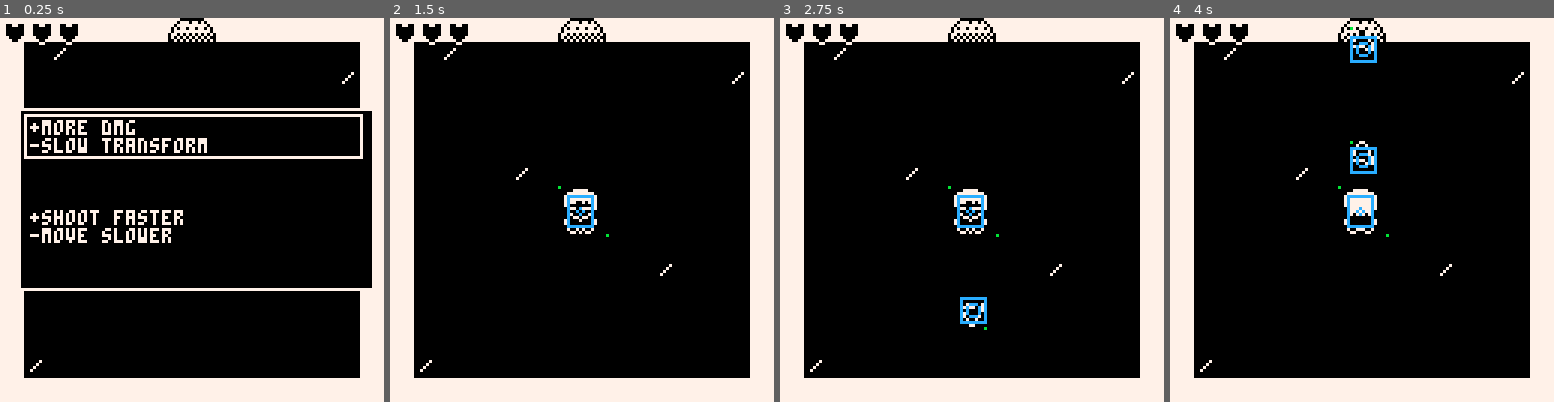
Above: before the commit, frames 1-4 (left to right).
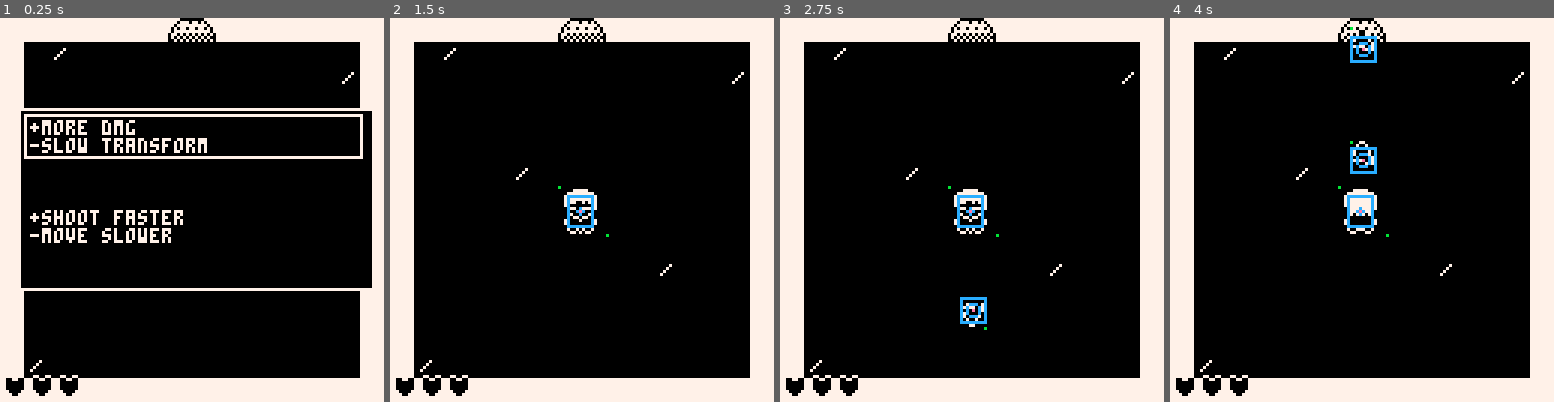
Above: after the commit, the same moments.

Repository: dresseswithpockets/bitjam3
Game: PICO-8 cartridge game.p8
The game is run twice, just before and just after one commit, with the same random seed, the same clock (stepped at 60 frames per second) and the same inputs.
Inputs:
- Up to frame 1 (0.25 s): no input
- Up to frame 2 (1.5 s): tap O (Z key) at 0.33, 0.7, 1.43 s; tap X (X key) at 1.07 s
- Up to frame 3 (2.75 s): hold Left 1.97-2.37 s; tap X (X key) at 2.07, 2.4, 2.73 s; tap O (Z key) at 2.22 s; hold Down from 2.42 s (still down)
- Up to frame 4 (4 s): release Down at 2.82 s; hold Right 2.87-3.53 s; tap X (X key) at 3.07, 3.4, 3.73 s; tap O (Z key) at 3.1, 3.98 s; hold Up from 3.58 s (still down)

The runs differ from the first frame. In frame 1, 1.1% of the frame differs, in the area x 1-21%, y 1-99%; in frame 2, 1.1%; in frame 3, 1.1%; in frame 4, 1.1%, in the area x 1-51%, y 1-99%.

Commit message:
add boss phases 2 and 3

Diff:
--- a/game.p8
+++ b/game.p8
@@ -196,6 +196,8 @@
   if s==nil then
 	  ent.use_sx=ent.s_x
 	  ent.use_sy=ent.s_y
+   ent.flip_x=ent.s_hori_lut[ent.s_dir_idx]
+   ent.flip_y=ent.s_vert_lut[ent.s_dir_idx]
 	  return
   end
   ent.use_sx=8*(s%16)
@@ -282,6 +284,8 @@
     12)
    -- draw radius
    circ(ent.c_center.x,ent.c_center.y,ent.c_rad)
+   -- draw center
+   pset(ent.c_center.x,ent.c_center.y,14)
   end
  end
 
@@ -718,7 +722,7 @@
 
 function draw_ply_hp()
  for i=0,ply.health-1 do
-  spr(4,1+i*9,1)
+  spr(4,1+i*9,119)
  end
 end
 
@@ -1111,9 +1115,12 @@
 
  b.multi_ang=0
  b.multi_rot_spd=1/120
+ b.multi_rad_spd=0
  b.multi_radius=3
  b.multi_cnt=3
  b.buls={}
+
+ b.multi_base_spd=b.multi_rot_spd
 
  function b.update()
 	 if #b.buls!=b.multi_cnt then
@@ -1122,21 +1129,27 @@
 	  	add(b.buls, {sprpos=v_cpy(v_zero),pos=v_cpy(v_zero)})
 	  end
 	 end
+	 if b.multi_rad_spd>0 then
+	  b.multi_radius+=b.multi_rad_spd
+		 -- linear velocity to angular velocity
+		 -- w=v/r
+		 b.multi_rot_spd=b.multi_base_spd/b.multi_radius
+	 end
 	 for i,bul in ipairs(b.buls) do
 	  local frac=i/b.multi_cnt
 	  -- bul center (used for collision)
-	  bul.pos.x=b.pos.x+cos(b.multi_ang+frac)*b.multi_radius
-	  bul.pos.y=b.pos.y+sin(b.multi_ang+frac)*b.multi_radius
+	  bul.pos.x=b.s_center.x+cos(b.multi_ang+frac)*b.multi_radius
+	  bul.pos.y=b.s_center.y+sin(b.multi_ang+frac)*b.multi_radius
 	  -- bul sprite pos
-	  bul.sprpos=v_sub(bul.pos,v_div(b.s_size, 2))
+	  bul.sprpos=v_sub(bul.pos,v_div(b.s_size,2))
 	 end
 	 b.multi_ang+=b.multi_rot_spd
   b.move()
-  return true
+  return b.multi_radius<128
  end
 
  function b.circ(o)
-	 for _,bul in ipairs(b.buls) do
+	 for bul in all(b.buls) do
 	  local min_d=b.c_rad+o.c_rad
 	  if o.near(bul) then
 		  local d=v_dstsq(bul.pos,o.c_center)
@@ -1157,7 +1170,8 @@
 	   bul.sprpos.x,bul.sprpos.y,
 	   b.s_size.x,b.s_size.y)
 	  if debug then
-	   circ(bul.pos.x,bul.pos.y,b.c_rad)
+	   circ(bul.pos.x,bul.pos.y,b.c_rad,12)
+	   pset(b.s_center.x,b.s_center.y,14)
 	  end
   end
  end
@@ -1574,6 +1588,16 @@
  e.pos=pos
  e.health=health
 
+ local base_upd_spr=e.upd_spr
+ function e.upd_spr()
+  if e.s_center.x<ply.s_center.x then
+   e.s_dir_idx=1
+  else
+   e.s_dir_idx=2
+  end
+  base_upd_spr()
+ end
+
  function e.dmg(n)
   e.health-=n
  	return e.health>0
@@ -1762,13 +1786,19 @@
 function e_boss_lilguy(pos)
  local e=enemy(
   pos,
-  13,
+  7,
   vec(1.5,1.5),
   vec(13,13),
   -- spr can be either 5 or 6
   vec(88,16),
   vec(16,16),
-  500) -- health
+  600) -- health
+
+ e.maxhp=e.health
+
+ e.phase=0
+ e.starting_phase=false
+ e.p2_buls={}
 
  -- lilguy
  -- left-right movement
@@ -1792,22 +1822,30 @@
  e.tx_timer=e.tx_time
 
  function e.update()
-  local x=lerp(
-   e.next_tx,
-   e.last_tx,
-   e.tx_timer/e.tx_time)
-  e.pos.x=x
-  e.tx_timer-=1
-  if e.tx_timer==0 then
-   e.last_tx=e.next_tx
-   e.next_tx=rnd(e.bound_r-e.bound_l)+e.bound_l
-   e.tx_time=flr(rnd(e.tx_time_max-e.tx_time_min)+e.tx_time_min)
-   e.tx_timer=e.tx_time
-  end
-  e.shoot_timer-=1
-  if e.shoot_timer==0 then
-   e.shoot_ply()
-   e.shoot_timer=e.shoot_time
+  if e.phase==0 or e.starting_phase then
+	  local x=lerp(
+	   e.next_tx,
+	   e.last_tx,
+	   e.tx_timer/e.tx_time)
+	  e.pos.x=x
+	  e.tx_timer-=1
+
+	  if e.tx_timer==0 then
+	   if e.phase==0 then
+		   e.last_tx=e.next_tx
+		   e.next_tx=rnd(e.bound_r-e.bound_l)+e.bound_l
+		   e.tx_time=flr(rnd(e.tx_time_max-e.tx_time_min)+e.tx_time_min)
+		   e.tx_timer=e.tx_time
+		  end
+	   e.starting_phase=false
+	  end
+	 end
+	 if not e.starting_phase then
+	  e.shoot_timer-=1
+	  if e.shoot_timer==0 then
+	   e.shoot_ply()
+	   e.shoot_timer=e.shoot_time
+	  end
   end
 
   e.upd_coords()
@@ -1815,6 +1853,98 @@
 	 if e.aabb(ply) then
 	  dmg_ply()
 	 end
+ end
+
+ local base_draw=e.draw
+ function e.draw()
+  base_draw()
+  -- boss health bar
+  -- todo: make this a baseclass
+  --  for other bosses
+  local hpfrac=e.health/e.maxhp
+  -- hp bar border
+  rectfill(3,3,128-3,7,0)
+  rect(3,3,128-3,7,7)
+  -- hp bar fill
+  local left=5
+  local right=128-5
+  local x=lerp(left,right,hpfrac)
+  line(left,5,x,5,7)
+  -- hp bar sections (phases)
+  x=lerp(left,right,0.66)
+  pset(x,5,0)
+  x=lerp(left,right,0.33)
+  pset(x,5,0)
+ end
+
+ function e.next_phase()
+  e.phase+=1
+  e.starting_phase=true
+
+  -- go to the center slowly
+  e.last_tx=e.pos.x
+  e.next_tx=64-e.s_size.x/2
+  e.tx_time=e.tx_time_max
+  e.tx_timer=e.tx_time
+ end
+
+ local base_shoot_ply=e.shoot_ply
+ function e.shoot_ply()
+  if e.phase==0 then
+   base_shoot_ply()
+  elseif e.phase==1 then
+   local b=b_multi(
+    v_cpy(e.s_center),
+    v_cpy(v_zero),
+    t_enemy,
+    e.shot_life)
+   b.multi_cnt=8
+   b.multi_ang=0.1*time()
+   b.multi_rot_spd=1/15
+   b.multi_base_spd=1/15
+   b.multi_rad_spd=0.25
+   b.init()
+   add(bullets,b)
+  elseif e.phase==2 then
+   base_shoot_ply()
+   local b=b_multi(
+    v_cpy(e.s_center),
+    v_cpy(v_zero),
+    t_enemy,
+    e.shot_life)
+   b.multi_cnt=8
+   b.multi_ang=0.1*time()
+   b.multi_rot_spd=1/13
+   b.multi_base_spd=1/13
+   b.multi_rad_spd=0.4
+   b.init()
+   add(bullets,b)
+  end
+ end
+
+ local base_dmg=e.dmg
+ function e.dmg(n)
+  if e.starting_phase then
+   -- take no damage while
+   -- starting the next phase
+   return true
+  end
+
+  local prehp=e.health
+  if e.health>0.66*e.maxhp then
+   base_dmg(n)
+   if e.health<=0.66*e.maxhp then
+    e.next_phase()
+   end
+   return true
+  elseif e.health>0.33*e.maxhp then
+   base_dmg(n)
+   if e.health<=0.33*e.maxhp then
+    e.next_phase()
+   end
+   return true
+  end
+  return base_dmg(n)
  end
 
  return e
Not shown, changed: todo
